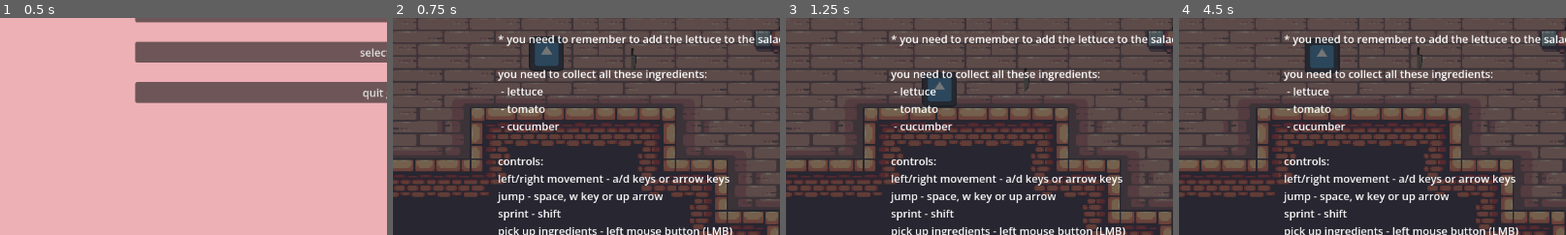
Above: before the commit, frames 1-4 (left to right).
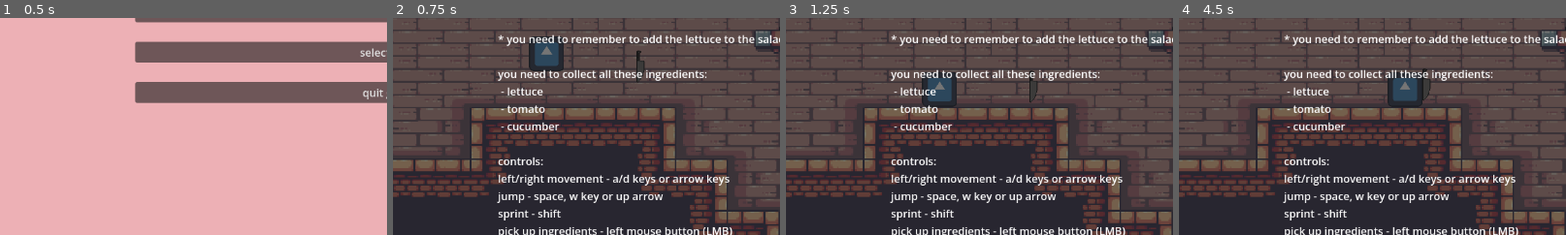
Above: after the commit, the same moments.

Repository: 24106/chef-cat
Game: Godot game, scene res://scenes/main_menu.tscn
The game is run twice, just before and just after one commit, with the same random seed, the same clock (stepped at 60 frames per second) and the same inputs. The engine's default icon, where the game draws it, is replaced by a stand-in: a white triangle on a blue panel in a dark square.
Inputs (mouse positions are % of the whole screen's width and height, from its top left):
- Up to frame 1 (0.5 s): no input
- Up to frame 2 (0.75 s): click "start game" at 0.5 s
- Up to frame 3 (1.25 s): no input
- Up to frame 4 (4.5 s): click "click here to start level 1" at 1.25 s; move the mouse to (72, 45) at 2.02 s; hold Right (player_right) 2.03-2.75 s; click (72, 45) at 2.1 s; tap Up (player_jump) at 2.27, 3.77 s; click "click here to start level 1" at 2.75 s; move the mouse to (30, 55) at 3.52 s; hold Right (player_right) 3.53-4.28 s; tap Shift (player_sprint) at 3.6 s; move the mouse to (60, 28) at 4.27 s; hold Left (player_left) from 4.28 s (still down); click (60, 28) at 4.35 s
The pictures show only the part of the screen within x 0-50%, y 21-71%; the shares and areas given below are measured in that part.

Frame 1 is identical in both runs. In frame 2, 0.3% of the frame differs, in the area x 61-66%, y 13-30%; in frame 3, 0.3%; in frame 4, 2.8%, in the area x 32-66%, y 9-42%.

Commit message:
knives redone and imported

Diff:
--- a/scenes/big_knife.tscn
+++ b/scenes/big_knife.tscn
@@ -4,20 +4,27 @@
 [ext_resource type="Texture2D" uid="uid://dqiemf8adqwcj" path="res://assets/big kitchen knife.png" id="2_pu1cs"]
 
 [sub_resource type="RectangleShape2D" id="RectangleShape2D_cno7v"]
-size = Vector2(15.5, 71)
+size = Vector2(24, 97.1875)
+
+[sub_resource type="CapsuleShape2D" id="CapsuleShape2D_pu1cs"]
+height = 94.0
 
 [node name="big_knife" type="CharacterBody2D" unique_id=1808693964]
 script = ExtResource("1_k8yae")
 
 [node name="Sprite2D" type="Sprite2D" parent="." unique_id=1502767707]
-position = Vector2(5.875016, 5.875016)
-scale = Vector2(0.03010415, 0.03010415)
+position = Vector2(23.375023, 18.875023)
+scale = Vector2(0.044687483, 0.040937483)
 texture = ExtResource("2_pu1cs")
 
 [node name="hitbox" type="Area2D" parent="." unique_id=115963941]
 
-[node name="CollisionShape2D" type="CollisionShape2D" parent="hitbox" unique_id=663019803]
-position = Vector2(6.25, 6.5)
+[node name="CollisionShape2D" type="CollisionShape2D" parent="hitbox" unique_id=820439211]
+position = Vector2(24, 19.40625)
 shape = SubResource("RectangleShape2D_cno7v")
 
+[node name="CollisionShape2D" type="CollisionShape2D" parent="." unique_id=1326157190]
+position = Vector2(24, 20)
+shape = SubResource("CapsuleShape2D_pu1cs")
+
 [connection signal="body_entered" from="hitbox" to="." method="_on_hitbox_body_entered"]
--- a/scenes/level_1.tscn
+++ b/scenes/level_1.tscn
@@ -14,6 +14,7 @@
 [ext_resource type="Texture2D" uid="uid://cobij0gp333x7" path="res://assets/New folder/tileset.png" id="9_2aecg"]
 [ext_resource type="Texture2D" uid="uid://cyeg5aronxsnu" path="res://assets/ingredients/tomato art.png" id="10_2os1m"]
 [ext_resource type="Texture2D" uid="uid://cj183i6gwlbbo" path="res://assets/ingredients/cucumber art.png" id="11_go7sj"]
+[ext_resource type="PackedScene" uid="uid://dbppudbneugdt" path="res://scenes/small_knife.tscn" id="12_7nomh"]
 [ext_resource type="Texture2D" uid="uid://i3qy5hq3oekd" path="res://assets/ingredients/lettuce art.png" id="12_go7sj"]
 
 [sub_resource type="TileSetAtlasSource" id="TileSetAtlasSource_7nomh"]
@@ -373,28 +374,28 @@
 tile_map_data = PackedByteArray("AAAVAAIAAAAGAAIAAAAXAAIAAAAKAAIAAAATAAgAAAAKAAQAAAAVAAoAAAAKAAQAAAAXAAwAAAAKAAQAAAARAA …(208 unchanged characters)…
 tile_set = SubResource("TileSet_7nomh")
 
-[node name="movingobstacles" type="Node2D" parent="." unique_id=1466776925]
-
-[node name="movingobstacle" parent="movingobstacles" unique_id=1183676444 instance=ExtResource("5_4nkto")]
-position = Vector2(634, -89)
-
-[node name="movingobstacle2" parent="movingobstacles" unique_id=330784919 instance=ExtResource("5_4nkto")]
-position = Vector2(2415, 1275)
+[node name="knifes" type="Node2D" parent="." unique_id=1466776925]
+
+[node name="big knife 1" parent="knifes" unique_id=1183676444 instance=ExtResource("5_4nkto")]
+position = Vector2(637, -83)
+
+[node name="big knife 2" parent="knifes" unique_id=330784919 instance=ExtResource("5_4nkto")]
+position = Vector2(2415, 1233)
 speed = 140
 travel_distance = 80
 
-[node name="movingobstacle3" parent="movingobstacles" unique_id=1245171290 instance=ExtResource("5_4nkto")]
-position = Vector2(2329, 1285)
+[node name="small knife 1" parent="knifes" unique_id=1808693964 instance=ExtResource("12_7nomh")]
+position = Vector2(2349, 1260)
 speed = 170
 travel_distance = 70
 
-[node name="movingobstacle4" parent="movingobstacles" unique_id=171947401 instance=ExtResource("5_4nkto")]
-position = Vector2(5323, 2461)
+[node name="small knife 2" parent="knifes" unique_id=1524075828 instance=ExtResource("12_7nomh")]
+position = Vector2(5323, 2456)
 speed = 140
-travel_distance = 200
-
-[node name="movingobstacle6" parent="movingobstacles" unique_id=59150755 instance=ExtResource("5_4nkto")]
-position = Vector2(6632, 190)
+travel_distance = 180
+
+[node name="big knife 3" parent="knifes" unique_id=59150755 instance=ExtResource("5_4nkto")]
+position = Vector2(6632, 148)
 speed = 180
 
 [node name="slipperyfloors" type="Node2D" parent="." unique_id=853081771]
--- a/scenes/level_2.tscn
+++ b/scenes/level_2.tscn
@@ -14,6 +14,7 @@
 [ext_resource type="Texture2D" uid="uid://cobij0gp333x7" path="res://assets/New folder/tileset.png" id="7_172wr"]
 [ext_resource type="Texture2D" uid="uid://bg0ooc1eljequ" path="res://assets/ingredients/pasta art.png" id="10_172wr"]
 [ext_resource type="Texture2D" uid="uid://vjdoanfbfrwg" path="res://assets/ingredients/tomato sauce art.png" id="11_172wr"]
+[ext_resource type="PackedScene" uid="uid://dbppudbneugdt" path="res://scenes/small_knife.tscn" id="11_igmy8"]
 [ext_resource type="Texture2D" uid="uid://gdv5unlqygdt" path="res://assets/ingredients/mushrooms.png" id="12_fldb1"]
 
 [sub_resource type="TileSetAtlasSource" id="TileSetAtlasSource_7qsfm"]
@@ -368,31 +369,31 @@
 tile_map_data = PackedByteArray("AAATACIAAAAEAAQAAAAVACIAAAAKAAQAAAAVACQAAAAGAAYAAAAYACQAAAAKAAQAAAAbACYAAAAKAAQAAAAXAC …(352 unchanged characters)…
 tile_set = SubResource("TileSet_fldb1")
 
-[node name="movingobstacles" type="Node2D" parent="." unique_id=235818971]
-
-[node name="movingobstacle" parent="movingobstacles" unique_id=1885988125 instance=ExtResource("4_b4j7a")]
-position = Vector2(1816, 431)
+[node name="knifes" type="Node2D" parent="." unique_id=235818971]
+
+[node name="small knife 1" parent="knifes" unique_id=1808693964 instance=ExtResource("11_igmy8")]
+position = Vector2(1832, 405)
 speed = 250
 travel_distance = 80
 
-[node name="movingobstacle2" parent="movingobstacles" unique_id=340595179 instance=ExtResource("4_b4j7a")]
-position = Vector2(3755, 3272)
+[node name="big knife 1" parent="knifes" unique_id=340595179 instance=ExtResource("4_b4j7a")]
+position = Vector2(3755, 3230)
 speed = 180
 travel_distance = 80
 
-[node name="movingobstacle3" parent="movingobstacles" unique_id=677177338 instance=ExtResource("4_b4j7a")]
-position = Vector2(4048, 3272)
+[node name="big knife 2" parent="knifes" unique_id=677177338 instance=ExtResource("4_b4j7a")]
+position = Vector2(4048, 3230)
 speed = 170
 travel_distance = 80
 
-[node name="movingobstacle5" parent="movingobstacles" unique_id=2030459679 instance=ExtResource("4_b4j7a")]
-position = Vector2(7915, 36)
-speed = 160
-
-[node name="movingobstacle4" parent="movingobstacles" unique_id=310834085 instance=ExtResource("4_b4j7a")]
-position = Vector2(3858, 3252)
+[node name="small knife 2" parent="knifes" unique_id=1772813455 instance=ExtResource("11_igmy8")]
+position = Vector2(3844, 3227)
 speed = 230
 travel_distance = 100
+
+[node name="big knife 3" parent="knifes" unique_id=2030459679 instance=ExtResource("4_b4j7a")]
+position = Vector2(7915, -6)
+speed = 160
 
 [node name="slipperyfloors" type="Node2D" parent="." unique_id=167498621]
 
--- a/scenes/level_3.tscn
+++ b/scenes/level_3.tscn
@@ -15,6 +15,7 @@
 [ext_resource type="Texture2D" uid="uid://dfmvo8eegc78l" path="res://assets/ingredients/ice cream.png" id="10_ax3dk"]
 [ext_resource type="Texture2D" uid="uid://d4bl1d6i8o3wl" path="res://assets/ingredients/strawberries art.png" id="10_q2dsb"]
 [ext_resource type="Texture2D" uid="uid://b8vhtlyuxnagx" path="res://assets/ingredients/chocolate sauce.png" id="11_q2dsb"]
+[ext_resource type="PackedScene" uid="uid://dbppudbneugdt" path="res://scenes/small_knife.tscn" id="11_una4e"]
 
 [sub_resource type="TileSetAtlasSource" id="TileSetAtlasSource_8uepa"]
 texture = ExtResource("8_q2dsb")
@@ -368,33 +369,33 @@
 tile_map_data = PackedByteArray("AAD9/x8AAAACAAYAAAD9/yEAAAACAAYAAAD9/yMAAAACAAYAAAD9/yUAAAACAAYAAAD9/yYAAAACAAYAAAABAC …(3936 unchanged characters)…
 tile_set = SubResource("TileSet_5xqnf")
 
-[node name="movingobstacles" type="Node2D" parent="." unique_id=13705336]
-
-[node name="movingobstacle" parent="movingobstacles" unique_id=1109881688 instance=ExtResource("4_ah8om")]
-position = Vector2(2077, 2398)
+[node name="knives" type="Node2D" parent="." unique_id=13705336]
+
+[node name="small knife 1" parent="knives" unique_id=1808693964 instance=ExtResource("11_una4e")]
+position = Vector2(2095, 2383)
 speed = 80
 travel_distance = 100
 
-[node name="movingobstacle2" parent="movingobstacles" unique_id=1909762851 instance=ExtResource("4_ah8om")]
-position = Vector2(3237, 3416)
+[node name="big knife 1" parent="knives" unique_id=1909762851 instance=ExtResource("4_ah8om")]
+position = Vector2(3237, 3373)
 speed = 130
 
-[node name="movingobstacle3" parent="movingobstacles" unique_id=1352333179 instance=ExtResource("4_ah8om")]
-position = Vector2(7980, 3175)
+[node name="small knife 2" parent="knives" unique_id=1301907134 instance=ExtResource("11_una4e")]
+position = Vector2(3351, 3381)
+speed = 150
+travel_distance = 100
+
+[node name="big knife 2" parent="knives" unique_id=1971577085 instance=ExtResource("4_ah8om")]
+position = Vector2(8091, 3154)
+travel_distance = 80
+
+[node name="big knife 3" parent="knives" unique_id=134584897 instance=ExtResource("4_ah8om")]
+position = Vector2(8149, 72)
+speed = 150
+
+[node name="small knife 3" parent="knives" unique_id=1254108688 instance=ExtResource("11_una4e")]
+position = Vector2(7988, 3151)
 speed = 140
-travel_distance = 100
-
-[node name="movingobstacle5" parent="movingobstacles" unique_id=1971577085 instance=ExtResource("4_ah8om")]
-position = Vector2(8091, 3195)
-travel_distance = 80
-
-[node name="movingobstacle6" parent="movingobstacles" unique_id=134584897 instance=ExtResource("4_ah8om")]
-position = Vector2(8149, 112)
-speed = 150
-
-[node name="movingobstacle4" parent="movingobstacles" unique_id=2127023715 instance=ExtResource("4_ah8om")]
-position = Vector2(3349, 3406)
-speed = 150
 travel_distance = 100
 
 [node name="slipperyfloors" type="Node2D" parent="." unique_id=1503961555]
--- /dev/null
+++ b/scenes/small_knife.tscn
@@ -0,0 +1,31 @@
+[gd_scene format=3 uid="uid://dbppudbneugdt"]
+
+[ext_resource type="Script" uid="uid://xv8x63i5cgwf" path="res://scripts/movingobstacle.gd" id="1_bwmay"]
+[ext_resource type="Texture2D" uid="uid://ig43tfxe8x2v" path="res://assets/small kitchen knife.png" id="2_bwmay"]
+
+[sub_resource type="CapsuleShape2D" id="CapsuleShape2D_bwmay"]
+radius = 5.0
+height = 64.0
+
+[sub_resource type="RectangleShape2D" id="RectangleShape2D_cno7v"]
+size = Vector2(12.75, 66.5)
+
+[node name="small_knife" type="CharacterBody2D" unique_id=1808693964]
+script = ExtResource("1_bwmay")
+
+[node name="Sprite2D" type="Sprite2D" parent="." unique_id=1502767707]
+position = Vector2(17.895847, 17.895847)
+scale = Vector2(0.04513019, 0.04513019)
+texture = ExtResource("2_bwmay")
+
+[node name="CollisionShape2D" type="CollisionShape2D" parent="." unique_id=1683219742]
+position = Vector2(14, 18)
+shape = SubResource("CapsuleShape2D_bwmay")
+
+[node name="hitbox" type="Area2D" parent="." unique_id=115963941]
+
+[node name="CollisionShape2D" type="CollisionShape2D" parent="hitbox" unique_id=663019803]
+position = Vector2(13.625, 17.75)
+shape = SubResource("RectangleShape2D_cno7v")
+
+[connection signal="body_entered" from="hitbox" to="." method="_on_hitbox_body_entered"]
